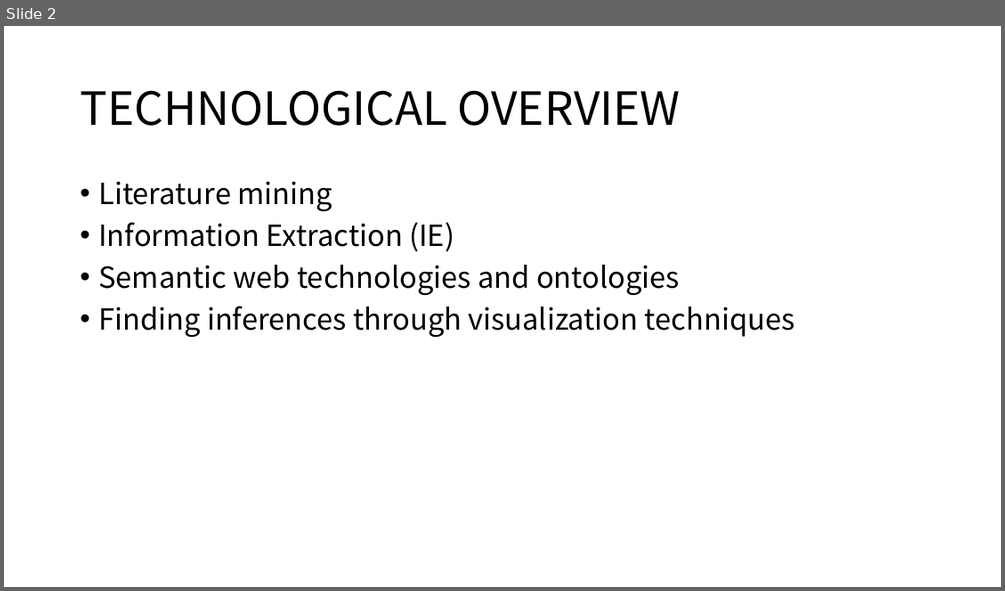
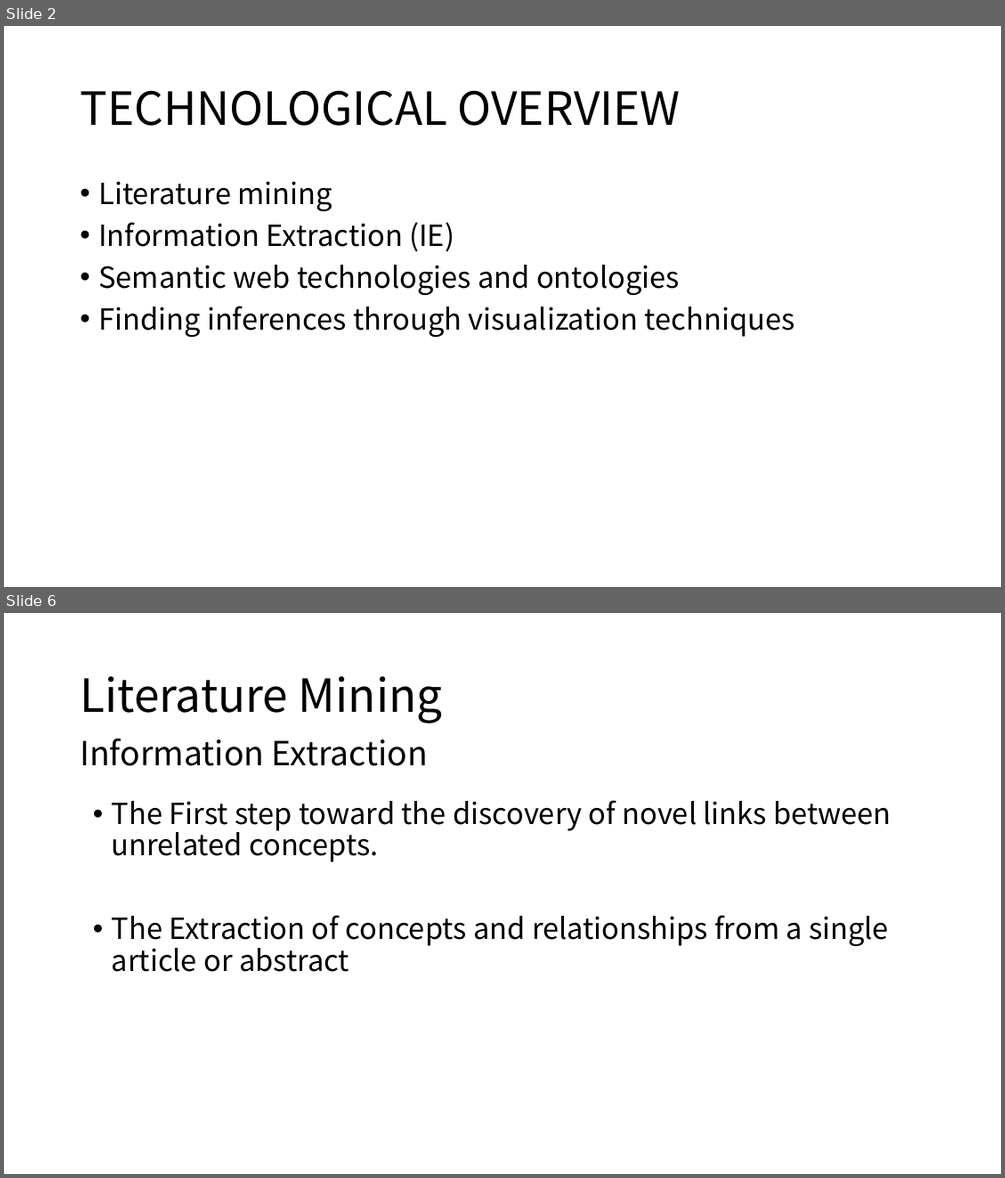
Before and after one commit to moklise/TIL, a slide deck: Review/[3] Literature mining, ontologies and information visualization for drug repurposing/Literature mining, ontologies and information visualization for.pptx. Shown one above the other, each under a label of ours: slide 2 before the commit, slides 2 and 6 after it; the slides between them are not shown. The pictures are 1005x591 and 1005x1178 pixels, drawn with LibreOffice and Linux fonts; fonts in the diff are those of the drawing. Boxes give left, top, right and bottom in pixels: in the first picture for what was removed or moved away, otherwise in the second. Text is boxed around its words. In the diff, an @@ line names an element or a change of style, - is before the commit and + after.

Commit message:
[Publication Review] Literature Mining2

```diff
--- a/Review/[3] Literature mining, ontologies and information visualization for drug repurposing/Literature mining, ontologies and information visualization for.pptx
+++ b/Review/[3] Literature mining, ontologies and information visualization for drug repurposing/Literature mining, ontologies and information visualization for.pptx
@@ slide 6 added at [4,613,1001,1174], background #FFFFFF @@
@@ title added at [80,676,442,723], 44 pt, text #000000 @@
+Literature Mining
@@ text added at [80,738,428,766], 32 pt, text #000000 @@
+Information Extraction
@@ text added at [112,800,890,972], 28 pt, text #000000 @@
+• The First step toward the discovery of novel links between unrelated concepts.
+• The Extraction of concepts and relationships from a single article or abstract
```
Also in this commit, not shown: 6 slides changed, 5 other slides added, 1 slide removed.
